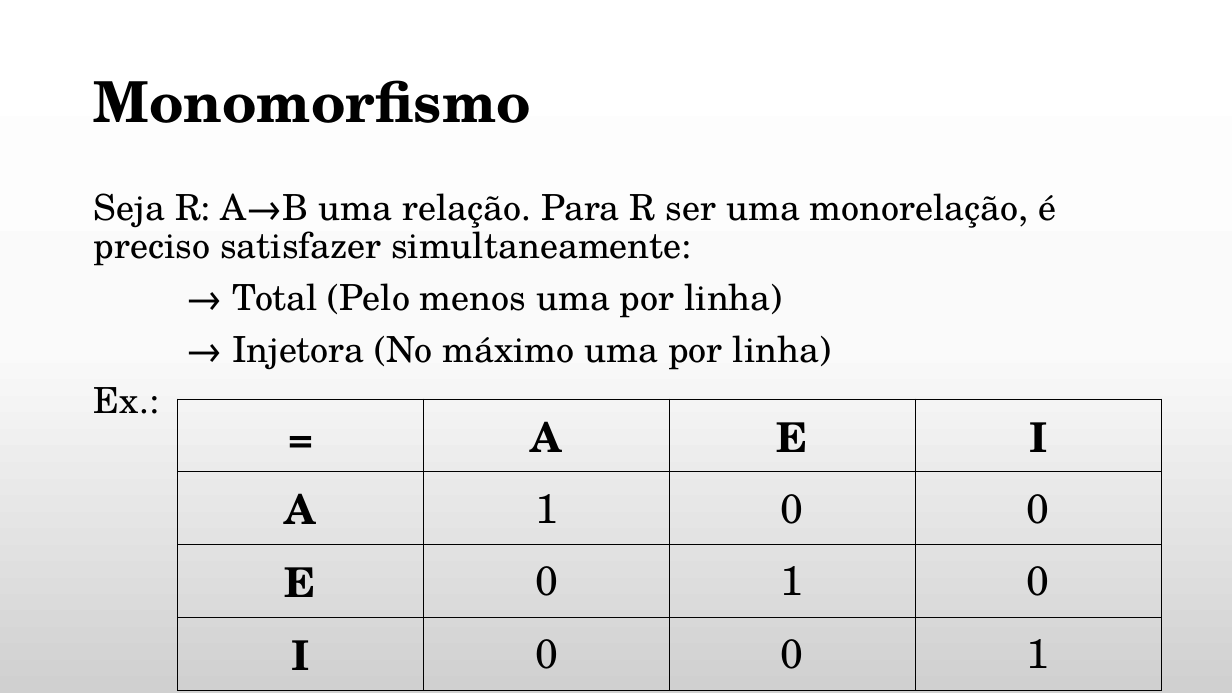
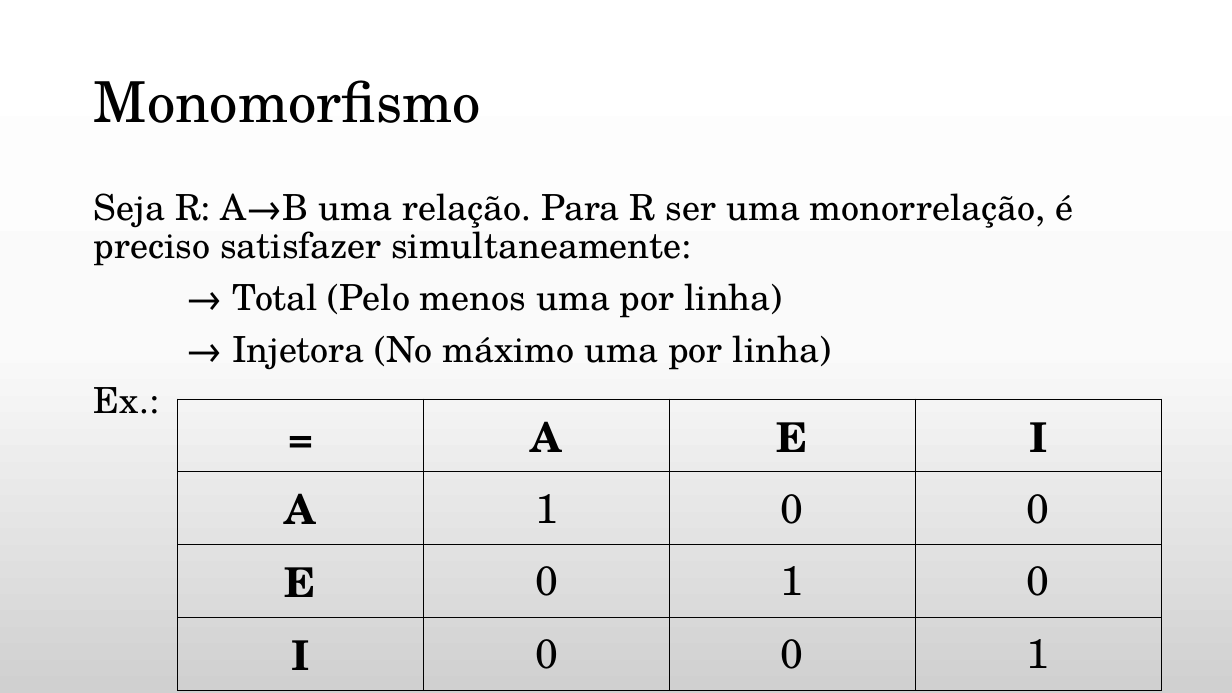
Before and after one commit to daniellygj/Fatec, a slide deck: slide 17 of 1º semestre/Revisões by danny/Revisão de Matemática Discreta.pptx. Drawn at 1232x693 pixels with LibreOffice and Linux fonts; fonts in the diff are those of the drawing; background and template pictures are left out. Boxes give left, top, right and bottom in pixels: in the first picture for what was removed or moved away, otherwise in the second. Text is boxed around its words. In the diff, an @@ line names an element or a change of style, - is before the commit and + after.

```diff
--- a/1º semestre/Revisões by danny/Revisão de Matemática Discreta.pptx
+++ b/1º semestre/Revisões by danny/Revisão de Matemática Discreta.pptx
@@ title "Monomorfismo" at [94, 80, 481, 123]: bold off @@
@@ text at [94, 193, 1073, 266]: text changed @@
-Seja R: A→B uma relação. Para R ser uma monorelação, é preciso satisfazer simultaneamente:
+Seja R: A→B uma relação. Para R ser uma monorrelação, é preciso satisfazer simultaneamente:
```
Also in this commit, not shown: 12 other slides changed.
